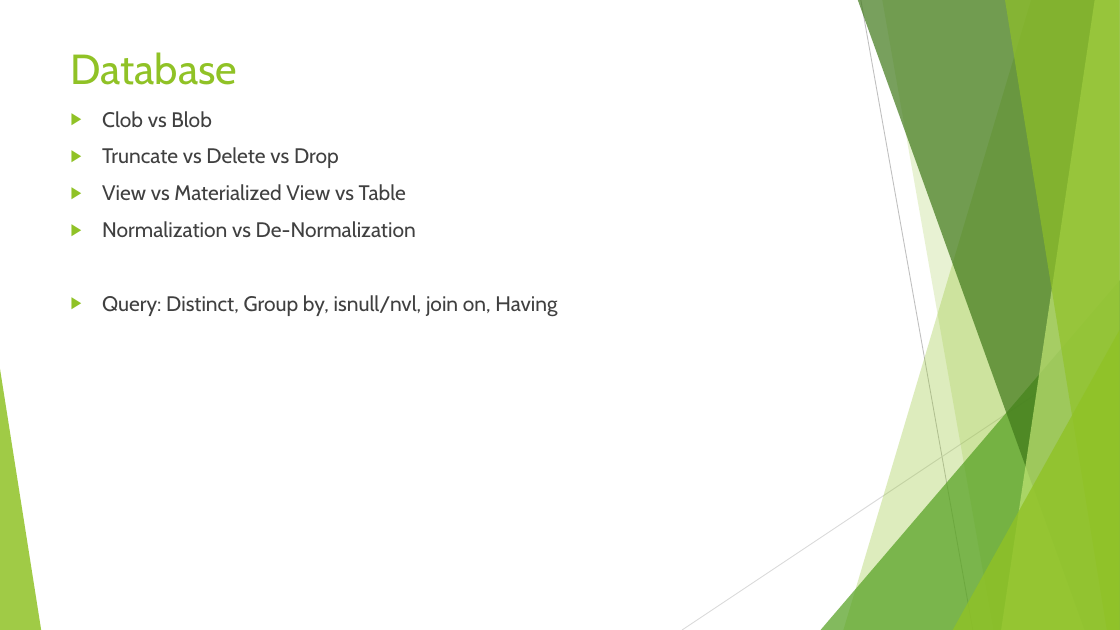
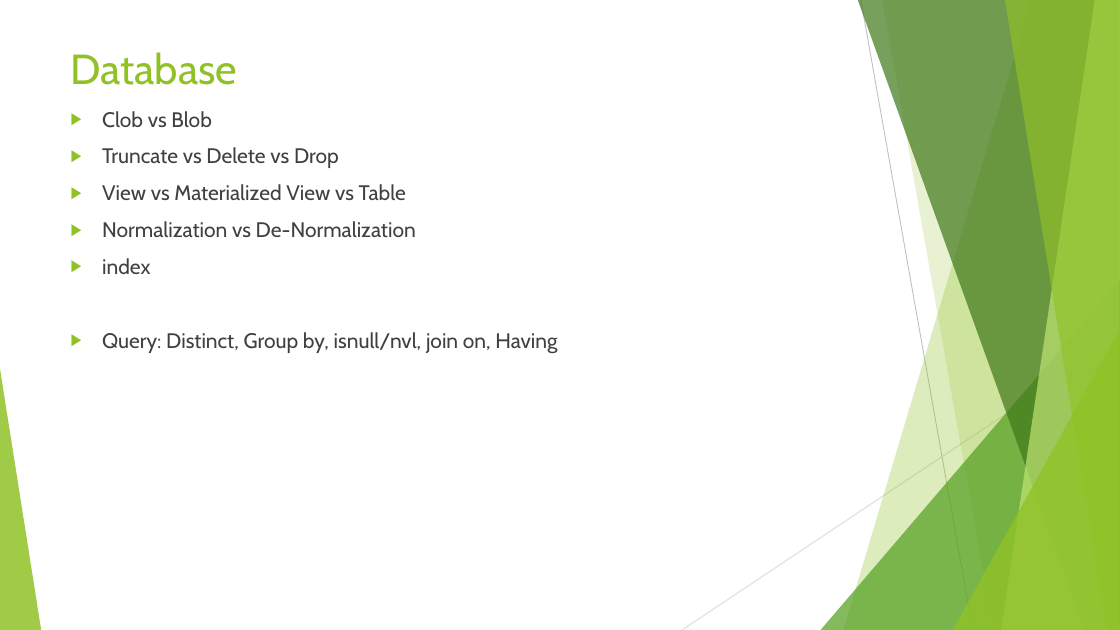
Before and after one commit to JJJJamesZhang/Java_Batch, a slide deck: slide 6 of ppt/2_J2EE.pptx. Drawn at 1120x630 pixels with LibreOffice and Linux fonts; fonts in the diff are those of the drawing. Boxes give left, top, right and bottom in pixels: in the first picture for what was removed or moved away, otherwise in the second. Text is boxed around its words. In the diff, an @@ line names an element or a change of style, - is before the commit and + after.

```diff
--- a/ppt/2_J2EE.pptx
+++ b/ppt/2_J2EE.pptx
@@ text at (102, 258, 150, 274): paragraph added @@
+▶ index
```
Also in this commit, not shown: 1 other slide changed, 5 other files.
